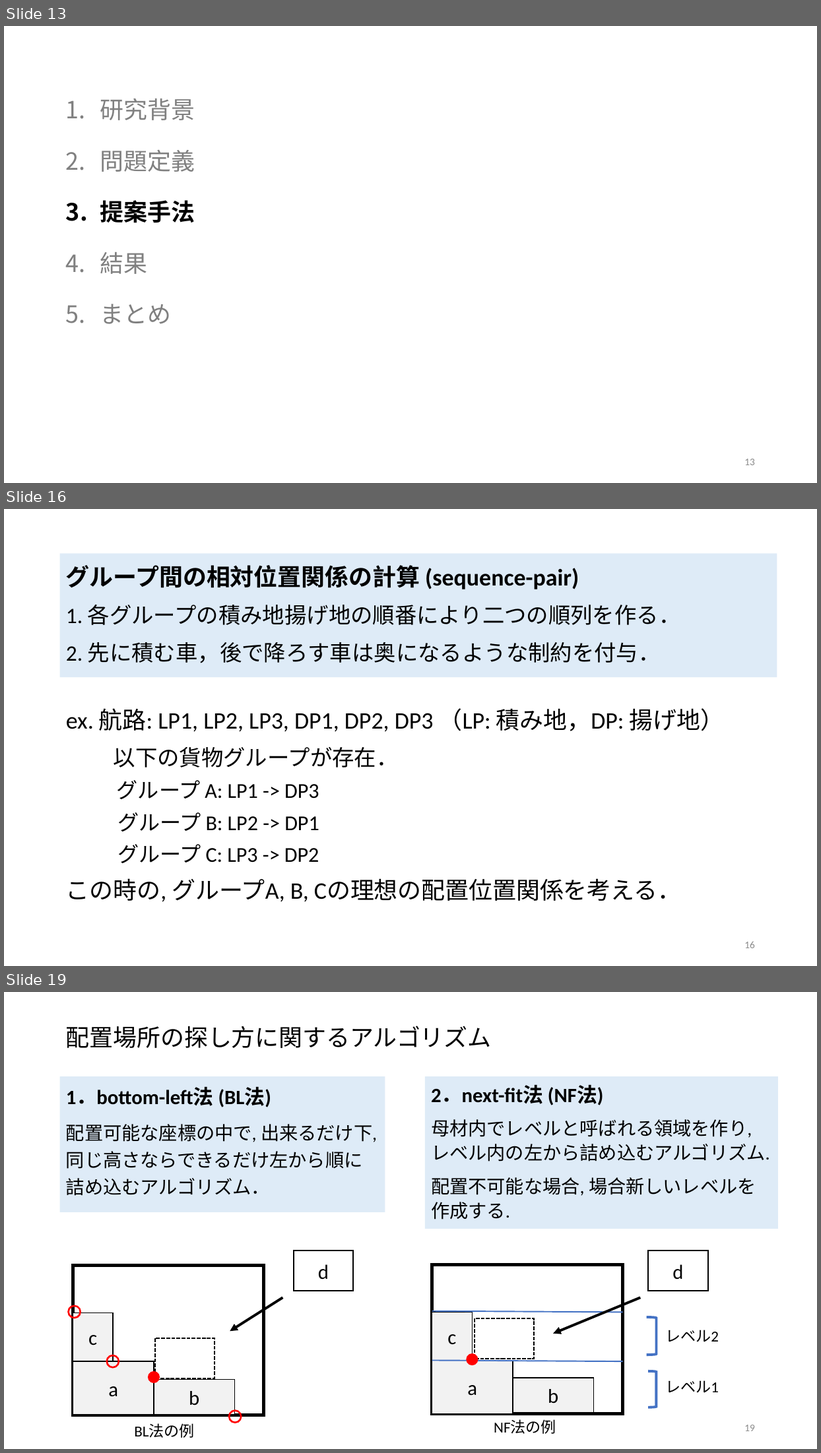
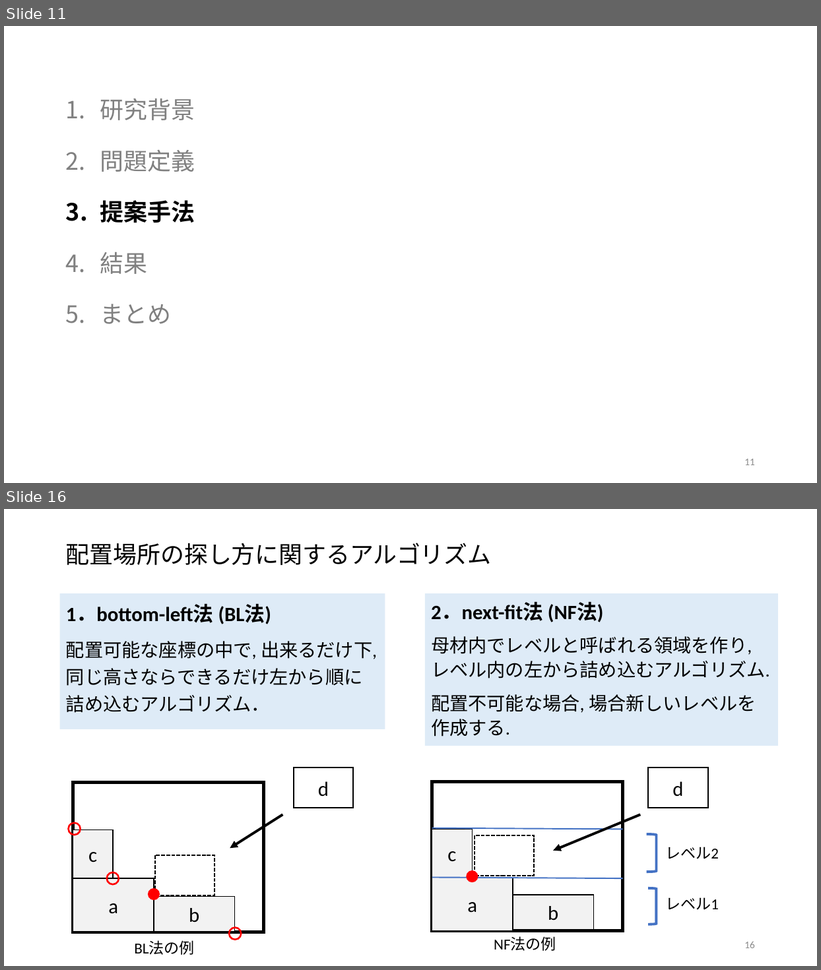
Before and after one commit to r-kurosu/kline, a slide deck: 卒論発表用スライド.pptx. Shown one above the other, each under a label of ours: slides 13, 16 and 19 before the commit, slides 11 and 16 after it; the slides between them are not shown. The pictures are 821x1453 and 821x970 pixels, drawn with LibreOffice and Linux fonts; fonts in the diff are those of the drawing. Boxes give left, top, right and bottom in pixels: in the first picture for what was removed or moved away, otherwise in the second. Text is boxed around its words. In the diff, an @@ line names an element or a change of style, - is before the commit and + after.

```diff
--- a/卒論発表用スライド.pptx
+++ b/卒論発表用スライド.pptx
@@ slide 16 removed at bbox=[4, 509, 817, 966], background #FFFFFF @@
@@ rectangle removed at bbox=[60, 553, 778, 677] @@
-グループ間の相対位置関係の計算 (sequence-pair)
-1. 各グループの積み地揚げ地の順番により二つの順列を作る．
-2. 先に積む車，後で降ろす車は奥になるような制約を付与．
@@ text removed at bbox=[66, 708, 725, 902] @@
-ex. 航路: LP1, LP2, LP3, DP1, DP2, DP3 （LP: 積み地，DP: 揚げ地）
-以下の貨物グループが存在．
-  グループ A: LP1 -> DP3
-  グループ B: LP2 -> DP1
-  グループ C: LP3 -> DP2
-この時の, グループA, B, Cの理想の配置位置関係を考える．
@@ page number removed at bbox=[745, 941, 755, 949] @@
-16
@@ what was slide 13 is now slide 11 @@
@@ page number at bbox=[745, 459, 755, 466]: text changed @@
-13
+11
@@ what was slide 19 is now slide 16 @@
@@ page number at bbox=[745, 941, 755, 949]: text changed @@
-19
+16
```
Also in this commit, not shown: 8 slides changed, 2 other slides removed, 6 other files.
